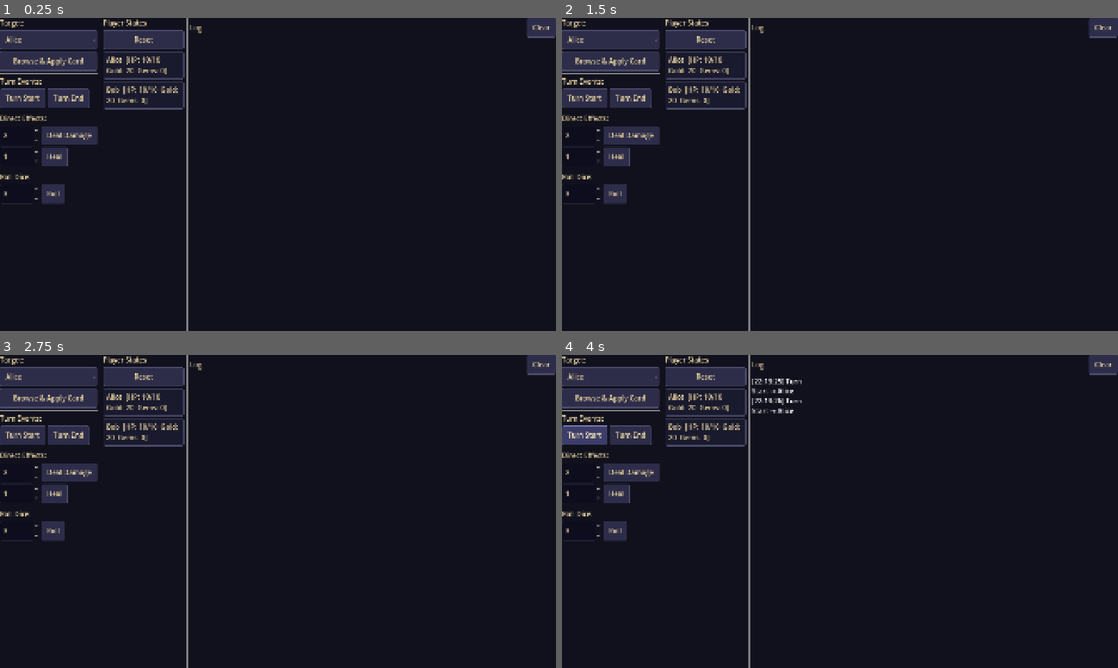
Above: before the commit, frames 1-4 (two rows, left to right).
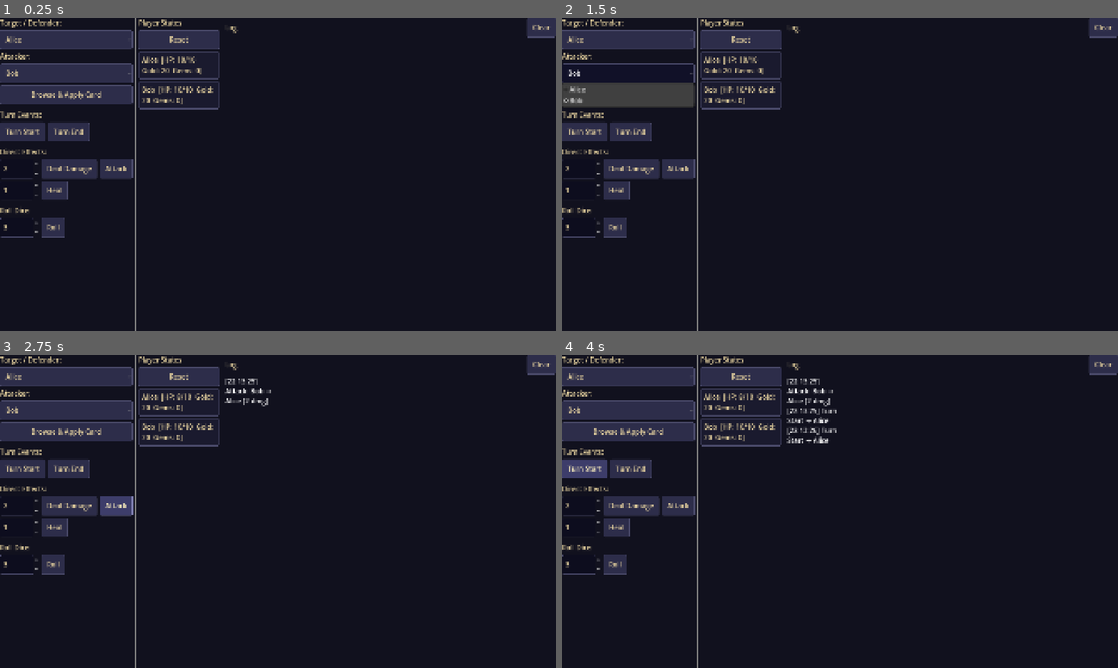
Above: after the commit, the same moments.

Repository: bogus998/KingOfTheHill
Game: Godot game, scene res://scenes/debug/card_sandbox.tscn
Two runs of this game, one before a commit and one after it. Both use one fixed random seed, a clock stepped at 60 frames per second and the inputs below. This scene is started directly instead of the project's main scene.
Inputs (mouse positions are in pixels of both pictures, inside the frame that each line leads up to):
- Up to frame 1 (0.25 s): no input
- Up to frame 2 (1.5 s): click "Alice" at 0.5 s; click (628, 74) at 1.25 s, where only the run after the commit has a clickable "Bob"
- Up to frame 3 (2.75 s): click (116, 505) at 2 s, where only the run after the commit has a clickable "Attack"
- Up to frame 4 (4 s): click "Turn Start" at 2.75 s; click "Turn Start" at 3.5 s

The runs differ from the first frame. In frame 1, 8.2% of the frame differs, in the area x 0-43%, y 0-100%; in frame 2, 7.9%; in frame 3, 8.5%; in frame 4, 9.2%, in the area x 0-50%, y 0-100%.

Commit message:
Add attack-between-players to sandbox and fix poison display lag
- Add Attacker dropdown and Attack button to sandbox; attack routes through
  full apply_damage logic (dodge, camouflage, card triggers)
- Fix Plague Blade poison not showing after first attack: damage_applied
  fired after player_damaged, so _refresh_states ran before poison_stacks
  was incremented; now also refresh on damage_applied

Co-Authored-By: Claude Sonnet 4.6 <noreply@anthropic.com>

Diff:
--- a/scripts/debug/card_sandbox_controller.gd
+++ b/scripts/debug/card_sandbox_controller.gd
@@ -10,6 +10,7 @@
 var _effect_handler: CardEffectHandler
 var _cards: Array[CardData] = []
 var _player_option: OptionButton
+var _attacker_option: OptionButton
 var _log: RichTextLabel
 var _states_container: VBoxContainer
 var _damage_spin: SpinBox
@@ -50,6 +51,7 @@
 	PlayerManager.gold_changed.connect(func(_i, _g): _refresh_states())
 	PlayerManager.card_hand_changed.connect(func(_i): _refresh_states())
 	PlayerManager.players_setup.connect(_refresh_states)
+	PlayerManager.damage_applied.connect(func(_att, _tgt, _amt): _refresh_states())
 
 
 func _build_ui() -> void:
@@ -66,8 +68,15 @@
 	_player_option.add_item("Alice")
 	_player_option.add_item("Bob")
 
-	controls.add_child(_make_label("Target:"))
+	controls.add_child(_make_label("Target / Defender:"))
 	controls.add_child(_player_option)
+
+	_attacker_option = OptionButton.new()
+	_attacker_option.add_item("Alice")
+	_attacker_option.add_item("Bob")
+	_attacker_option.selected = 1
+	controls.add_child(_make_label("Attacker:"))
+	controls.add_child(_attacker_option)
 
 	var browse_btn := Button.new()
 	browse_btn.text = "Browse & Apply Card"
@@ -98,9 +107,13 @@
 	var dmg_btn := Button.new()
 	dmg_btn.text = "Deal Damage"
 	dmg_btn.pressed.connect(_on_deal_damage)
+	var atk_btn := Button.new()
+	atk_btn.text = "Attack"
+	atk_btn.pressed.connect(_on_attack)
 	var dmg_hbox := HBoxContainer.new()
 	dmg_hbox.add_child(_damage_spin)
 	dmg_hbox.add_child(dmg_btn)
+	dmg_hbox.add_child(atk_btn)
 	controls.add_child(dmg_hbox)
 
 	_heal_spin = SpinBox.new()
@@ -380,6 +393,21 @@
 	_log_line("Dealt %d damage to %s" % [amount, PlayerManager.players[idx].player_name])
 
 
+func _on_attack() -> void:
+	var defender := _selected_player_index()
+	var attacker := _attacker_option.selected
+	if attacker == defender:
+		_log_line("[color=yellow]Attacker and defender are the same — skipped.[/color]")
+		return
+	var amount := int(_damage_spin.value)
+	PlayerManager.apply_damage(defender, amount, attacker)
+	_log_line("Attack: %s → %s (%d dmg)" % [
+		PlayerManager.players[attacker].player_name,
+		PlayerManager.players[defender].player_name,
+		amount
+	])
+
+
 func _on_heal() -> void:
 	var idx := _selected_player_index()
 	var amount := int(_heal_spin.value)
